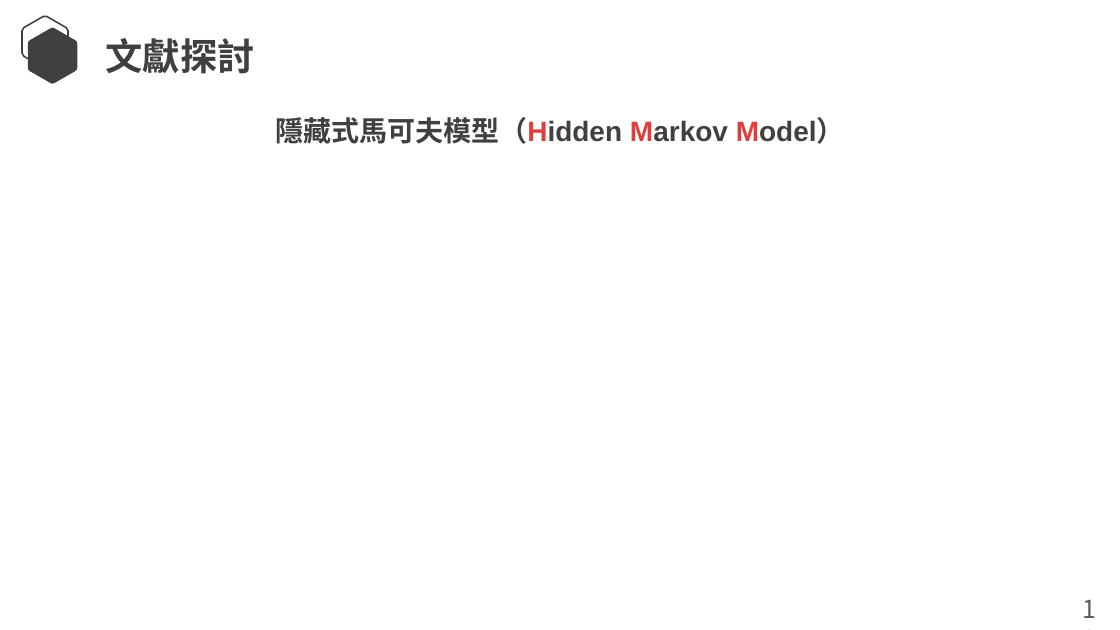
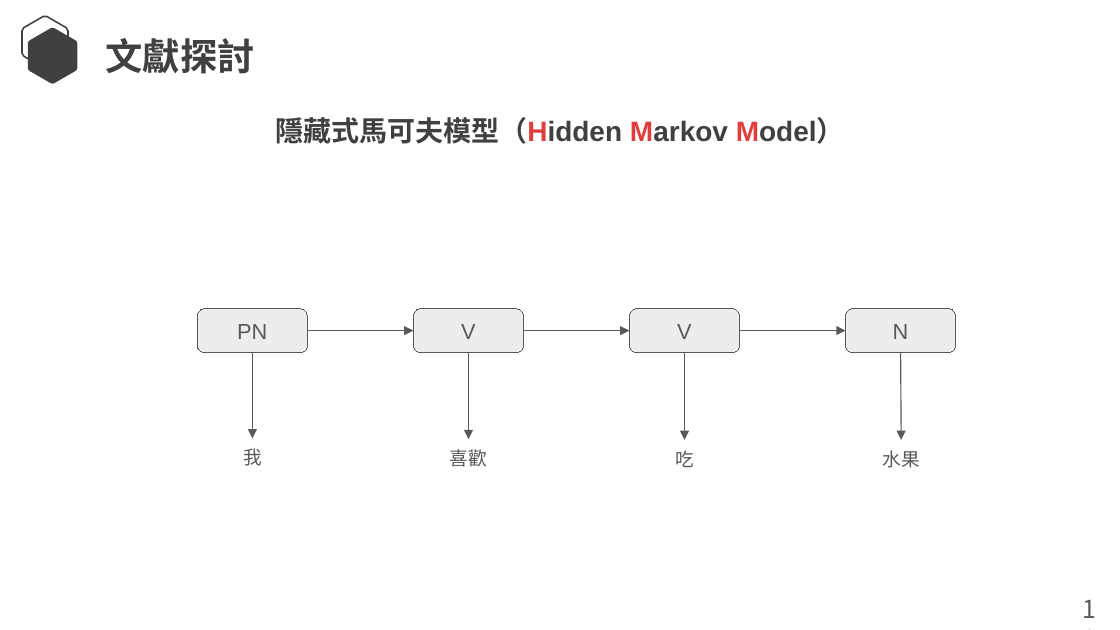
Before and after one commit to Lcwei-0708/lcwei-0708.github.io, a slide deck: slide 19 of data/paper/深度神經網路於中文斷詞之研究/深度神經網路於中文斷詞之研究.pptx (slide 20 before the commit). Drawn at 1120x630 pixels with LibreOffice and Linux fonts; fonts in the diff are those of the drawing. Boxes give left, top, right and bottom in pixels: in the first picture for what was removed or moved away, otherwise in the second. Text is boxed around its words. In the diff, an @@ line names an element or a change of style, - is before the commit and + after.

Commit message:
2023/05/23

```diff
--- a/data/paper/深度神經網路於中文斷詞之研究/深度神經網路於中文斷詞之研究.pptx
+++ b/data/paper/深度神經網路於中文斷詞之研究/深度神經網路於中文斷詞之研究.pptx
@@ rounded rectangle added at (197, 309, 307, 353), fill #EDEDED, outline #595959 0.75 pt, 14 pt, text #595959 @@
+PN
@@ rounded rectangle added at (413, 309, 523, 353), fill #EDEDED, outline #595959 0.75 pt, 14 pt, text #595959 @@
+V
@@ rounded rectangle added at (629, 309, 739, 353), fill #EDEDED, outline #595959 0.75 pt, 14 pt, text #595959 @@
+V
@@ rounded rectangle added at (846, 309, 955, 353), fill #EDEDED, outline #595959 0.75 pt, 14 pt, text #595959 @@
+N
@@ arrow added from (252, 353) to (252, 439), #595959 0.75 pt @@
@@ arrow added from (308, 330) to (413, 330), #595959 0.75 pt @@
@@ arrow added from (468, 353) to (468, 439), #595959 0.75 pt @@
@@ arrow added from (523, 330) to (629, 330), #595959 0.75 pt @@
@@ arrow added from (684, 353) to (684, 440), #595959 0.75 pt @@
@@ arrow added from (739, 330) to (846, 330), #595959 0.75 pt @@
@@ arrow added from (900, 353) to (902, 440), #595959 0.75 pt @@
@@ text added at (243, 448, 262, 466), 12 pt, text #595959 @@
+我
@@ text added at (450, 449, 487, 467), 12 pt, text #595959 @@
+喜歡
@@ text added at (675, 450, 694, 467), 12 pt, text #595959 @@
+吃
@@ text added at (882, 450, 919, 468), 12 pt, text #595959 @@
+水果
```
Also in this commit, not shown: 10 other slides changed, 13 slides added, 6 slides removed.
